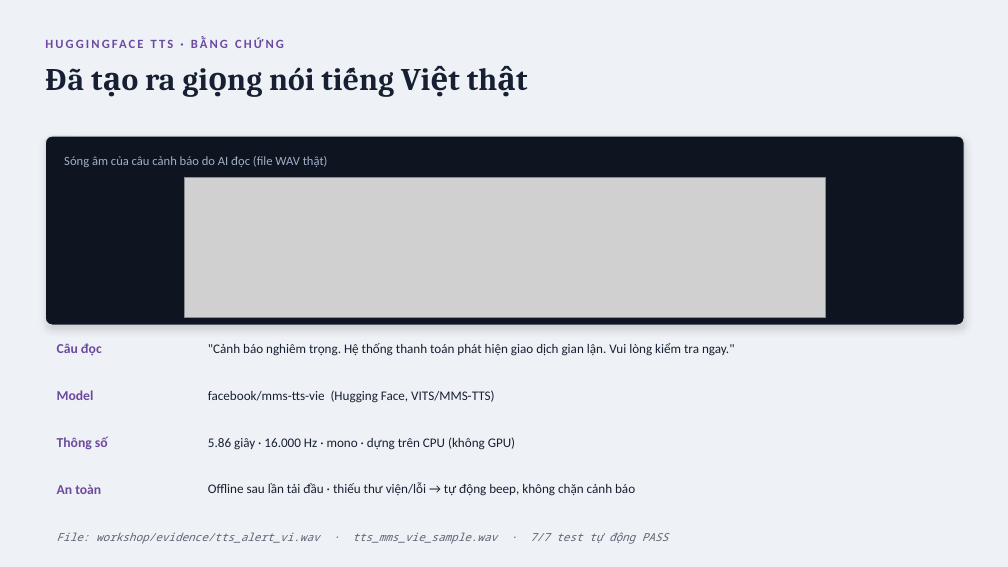
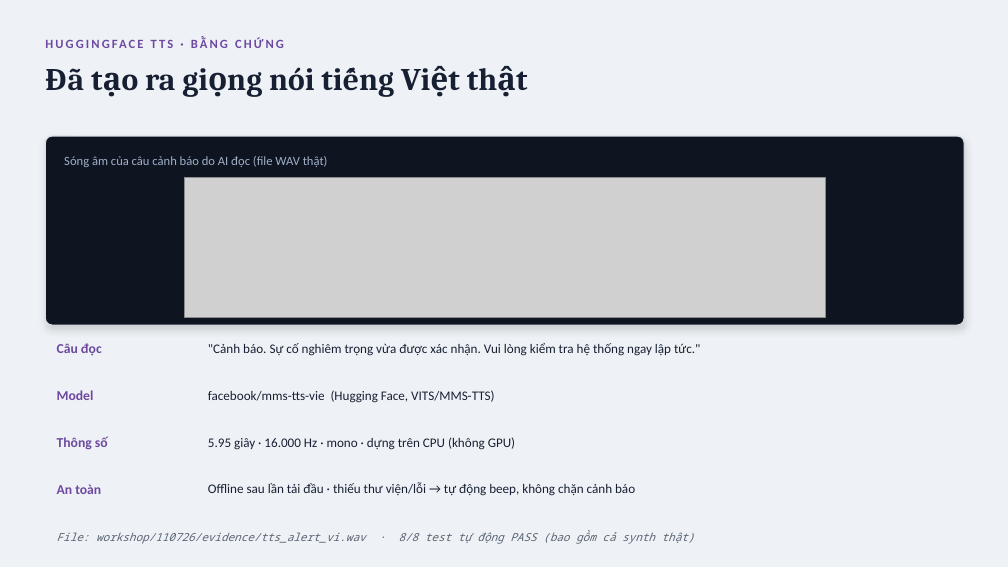
Before and after one commit to vietdung123bg/screen-watcher-pro, a slide deck: slide 7 of workshop/PRD2.2_ChromaDB_HFTTS_Explainer.pptx. Drawn at 1008x567 pixels with LibreOffice and Linux fonts; fonts in the diff are those of the drawing; grey boxes stand for pictures. Boxes give left, top, right and bottom in pixels: in the first picture for what was removed or moved away, otherwise in the second. Text is boxed around its words. In the diff, an @@ line names an element or a change of style, - is before the commit and + after.

Commit message:
Workshop 03, vectorstore, TTS

```diff
--- a/workshop/PRD2.2_ChromaDB_HFTTS_Explainer.pptx
+++ b/workshop/PRD2.2_ChromaDB_HFTTS_Explainer.pptx
@@ text at box(208, 343, 700, 356): text changed @@
-"Cảnh báo nghiêm trọng. Hệ thống thanh toán phát hiện giao dịch gian lận. Vui lòng kiểm tra ngay."
+"Cảnh báo. Sự cố nghiêm trọng vừa được xác nhận. Vui lòng kiểm tra hệ thống ngay lập tức."
@@ text at box(208, 437, 515, 450): text changed @@
-5.86 giây · 16.000 Hz · mono · dựng trên CPU (không GPU)
+5.95 giây · 16.000 Hz · mono · dựng trên CPU (không GPU)
@@ text at box(57, 530, 695, 544): text changed @@
-File: workshop/evidence/tts_alert_vi.wav · tts_mms_vie_sample.wav · 7/7 test tự động PASS
+File: workshop/110726/evidence/tts_alert_vi.wav · 8/8 test tự động PASS (bao gồm cả synth thật)
```
Also in this commit, not shown: 1 other slide changed, 45 other files.
